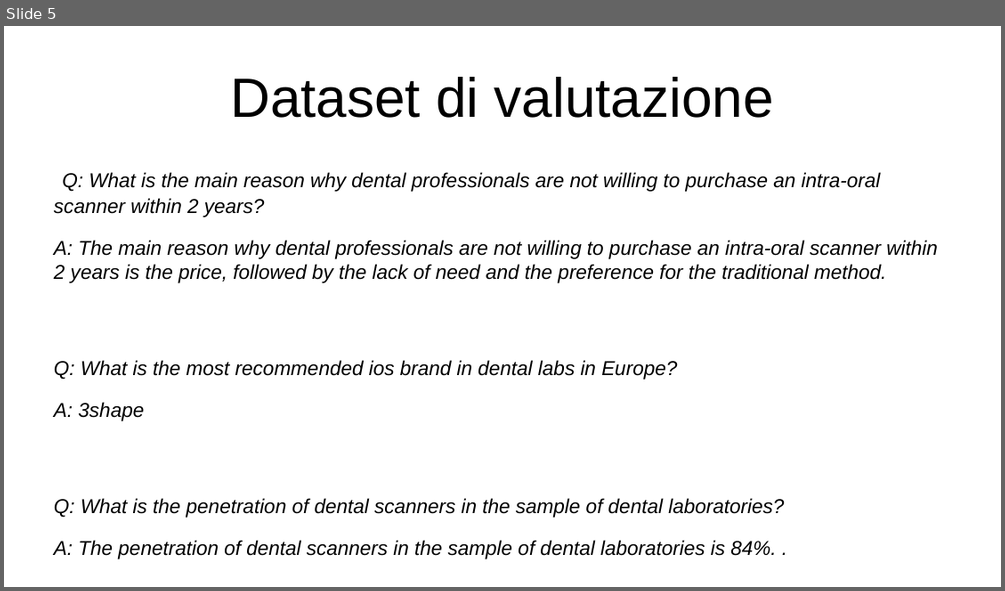
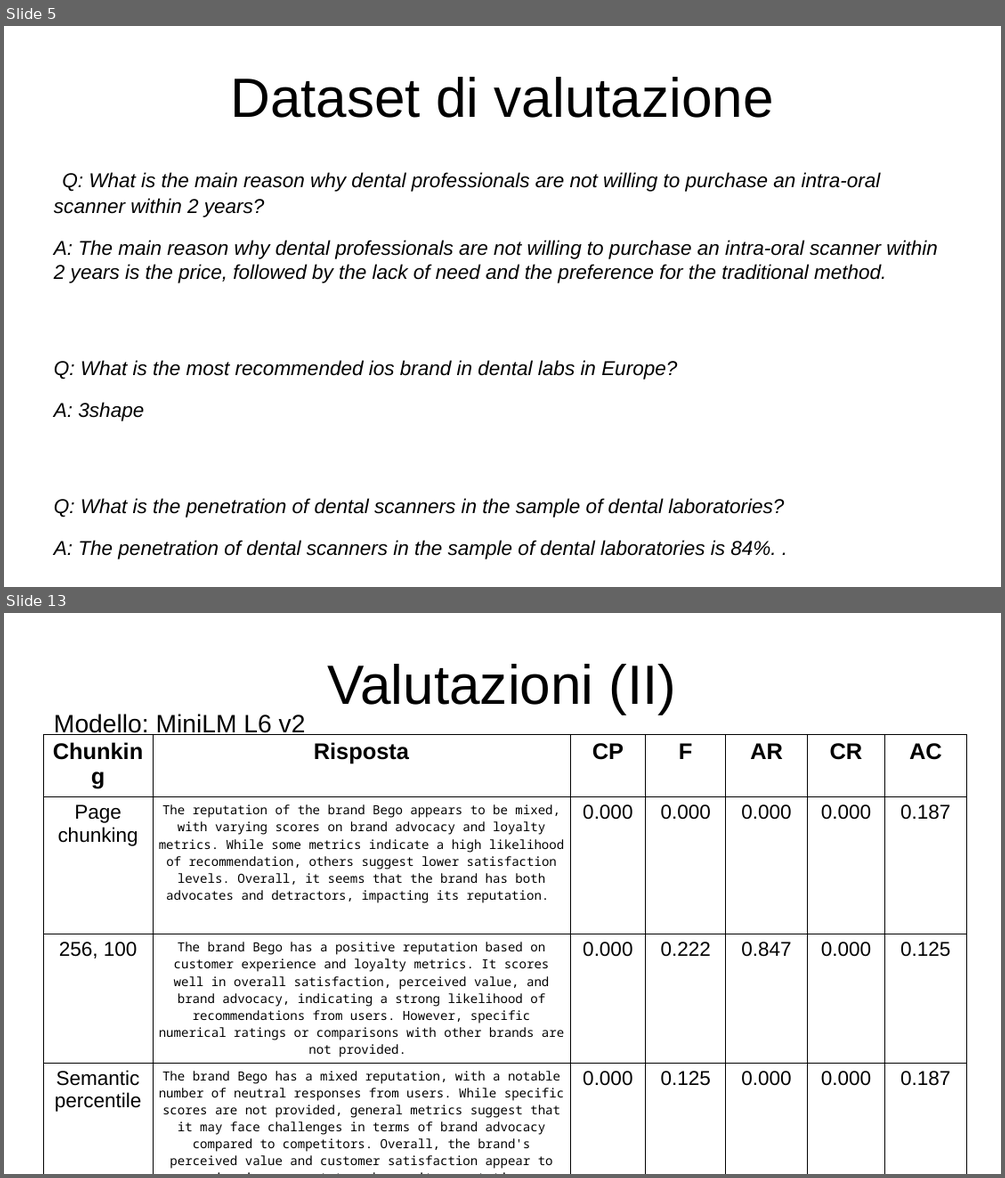
Before and after one commit to PietroNoto/Tesi, a slide deck: Appunti/Bozza presentazione keystone novembre.odp. Shown one above the other, each under a label of ours: slide 5 before the commit, slides 5 and 13 after it; the slides between them are not shown. The pictures are 1005x591 and 1005x1178 pixels, drawn with LibreOffice and Linux fonts; fonts in the diff are those of the drawing. Boxes give left, top, right and bottom in pixels: in the first picture for what was removed or moved away, otherwise in the second. Text is boxed around its words. In the diff, an @@ line names an element or a change of style, - is before the commit and + after.

Commit message:
Updated presentation draft with query evaluation result comparisons

```diff
--- a/Appunti/Bozza presentazione keystone novembre.odp
+++ b/Appunti/Bozza presentazione keystone novembre.odp
@@ slide 13 added at bbox=[4, 613, 1001, 1174], background #FFFFFF @@
@@ title added at bbox=[328, 664, 677, 714], 44 pt, text #000000 @@
+Valutazioni (II)
@@ text added at bbox=[54, 714, 306, 735], 20 pt, text #000000 @@
+Modello: MiniLM L6 v2
@@ table added at bbox=[44, 734, 967, 1172], 4 rows, 7 columns @@
+Chunking | Risposta | CP | F | AR | CR | AC
+Page chunking | The reputation of the brand Bego appears to be mixed, with varying scores on brand advocacy and loyalty metrics. While some metrics indicate a high likelihood of recommendation, others suggest lower satisfaction levels. Overall, it seems that the brand has both advocates and detractors, impacting its reputation. | 0.000 | 0.000 | 0.000 | 0.000 | 0.187
+256, 100 | The brand Bego has a positive reputation based on customer experience and loyalty metrics. It scores well in overall satisfaction, perceived value, and brand advocacy, indicating a strong likelihood of recommendations from users. However, specific numerical ratings or comparisons with other brands are not provided. | 0.000 | 0.222 | 0.847 | 0.000 | 0.125
+Semantic percentile | The brand Bego has a mixed reputation, with a notable number of neutral responses from users. While specific scores are not provided, general metrics suggest that it may face challenges in terms of brand advocacy compared to competitors. Overall, the brand's perceived value and customer satisfaction appear to require improvement to enhance its reputation. | 0.000 | 0.125 | 0.000 | 0.000 | 0.187
```
Also in this commit, not shown: 2 slides changed, 7 other slides added, 3 other files.
